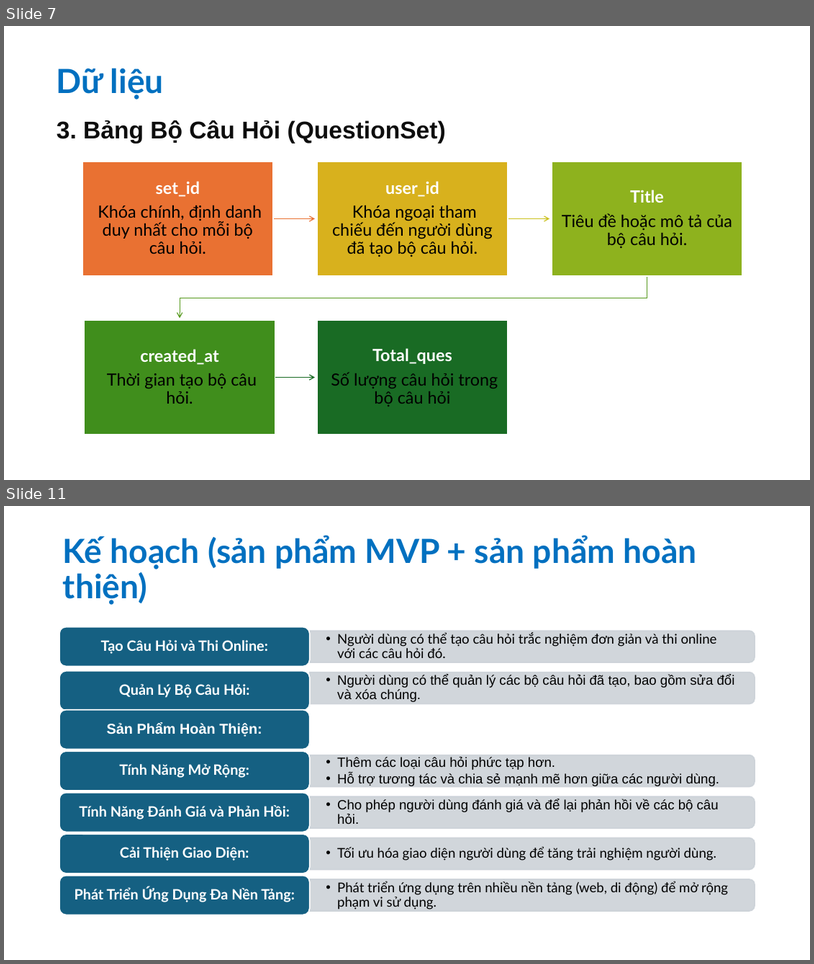
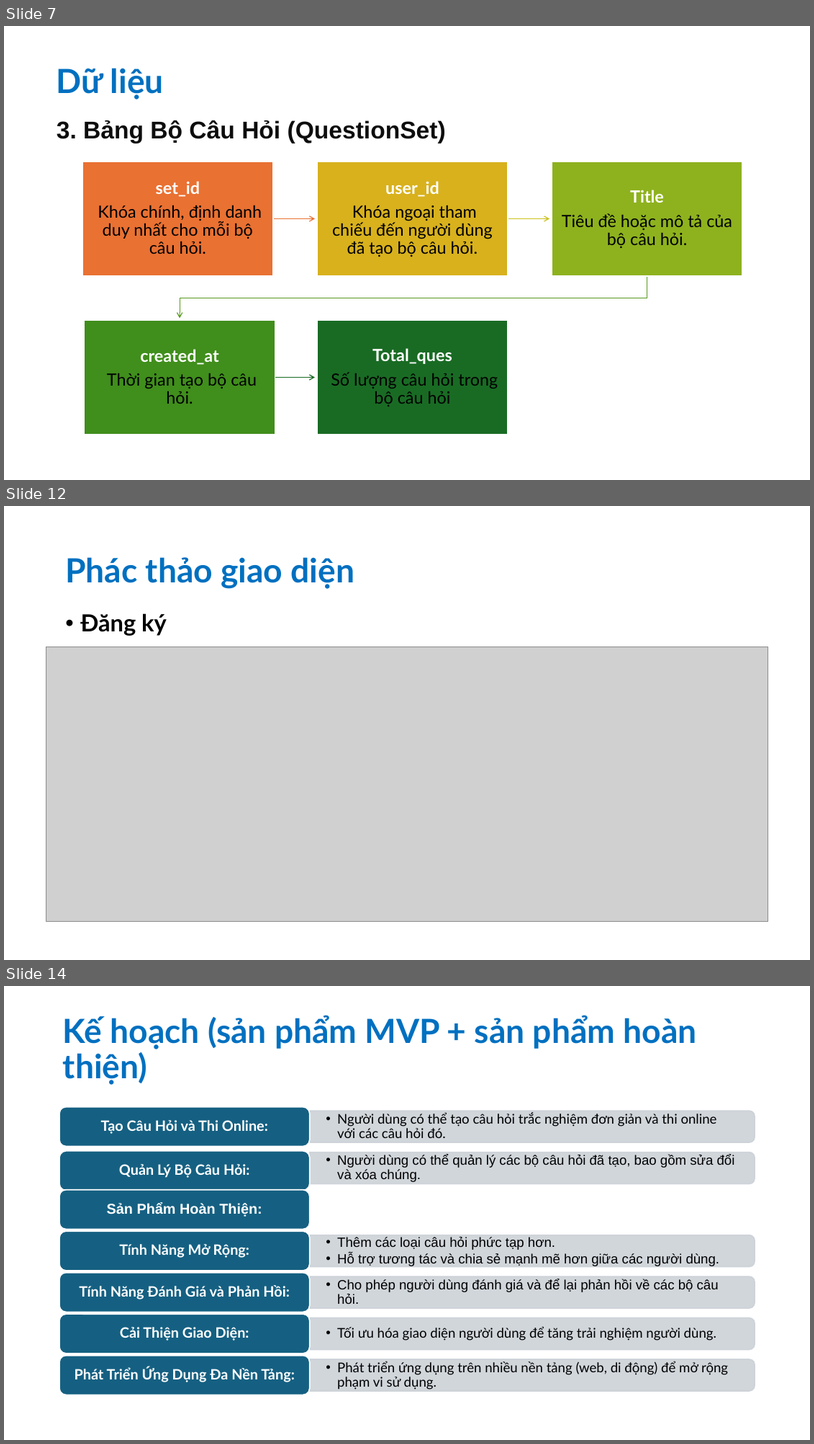
Before and after one commit to tyhuynh03/final_project, a slide deck: project.pptx. Shown one above the other, each under a label of ours: slides 7 and 11 before the commit, slides 7, 12 and 14 after it; the slides between them are not shown. The pictures are 814x964 and 814x1444 pixels, drawn with LibreOffice and Linux fonts; fonts in the diff are those of the drawing; grey boxes stand for pictures. Boxes give left, top, right and bottom in pixels: in the first picture for what was removed or moved away, otherwise in the second. Text is boxed around its words. In the diff, an @@ line names an element or a change of style, - is before the commit and + after.

```diff
--- a/project.pptx
+++ b/project.pptx
@@ slide 12 added at box(4, 506, 810, 960), background #FFFFFF @@
@@ title added at box(65, 557, 355, 589), 39.6 pt, text #0070C0, bold @@
+Phác thảo giao diện
@@ text added at box(80, 613, 167, 636), 28 pt, text #000000, bold @@
+• Đăng ký
@@ picture added at box(46, 647, 769, 921) @@
@@ what was slide 11 is now slide 14 @@
```
Also in this commit, not shown: 3 slides changed, 2 other slides added.
